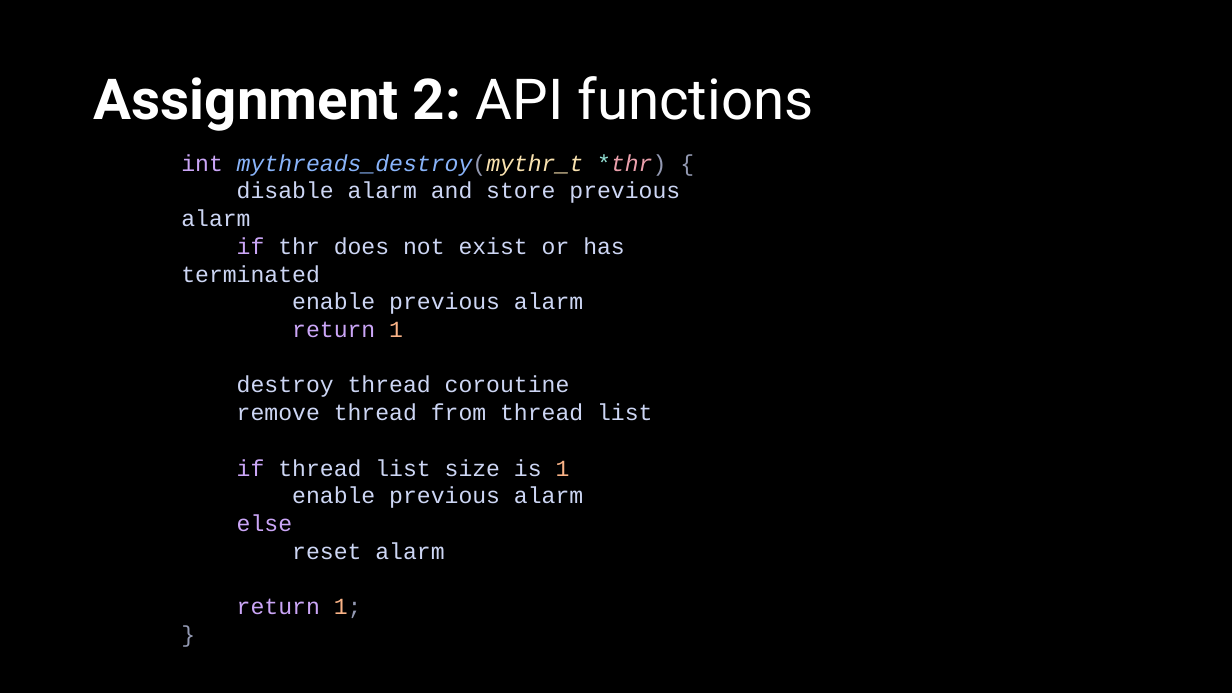
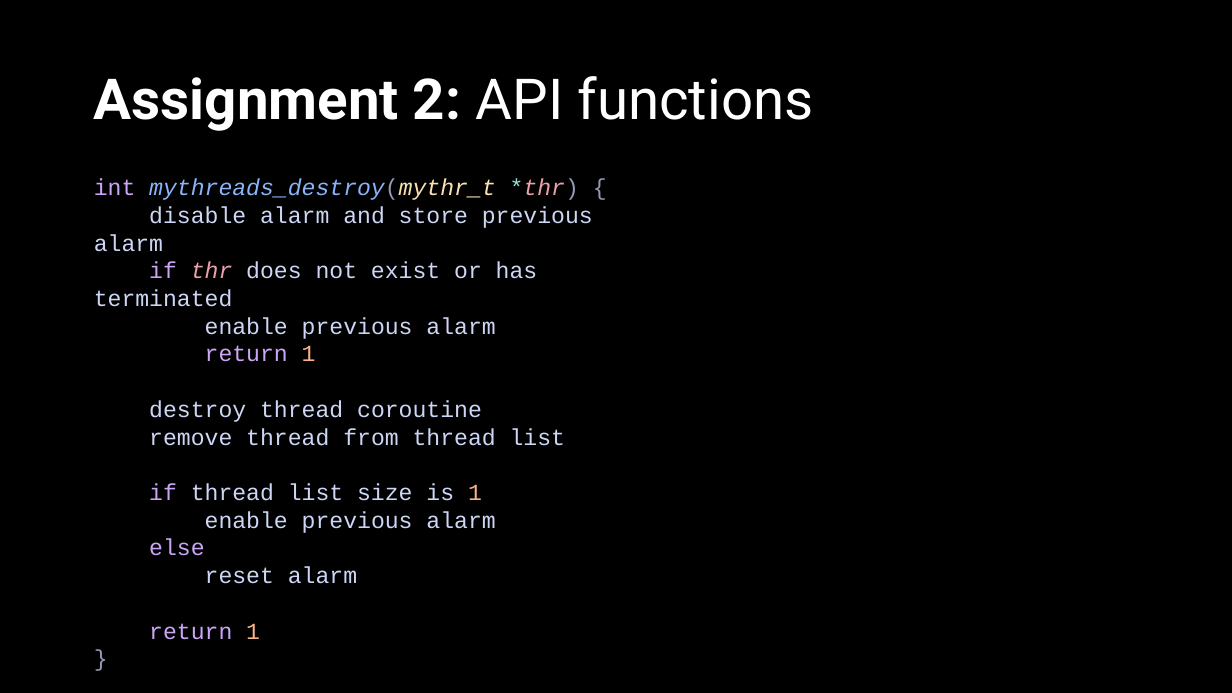
Before and after one commit to ACrispyCookie/ECE321-Concurrent-Programming, a slide deck: slide 36 of Project4/G9-4.pptx (slide 30 before the commit). Drawn at 1232x693 pixels with LibreOffice and Linux fonts; fonts in the diff are those of the drawing. Boxes give left, top, right and bottom in pixels: in the first picture for what was removed or moved away, otherwise in the second. Text is boxed around its words. In the diff, an @@ line names an element or a change of style, - is before the commit and + after.

```diff
--- a/Project4/G9-4.pptx
+++ b/Project4/G9-4.pptx
@@ text "int mythreads_destroy(mythr_t *thr) {": place and size @@
-text "int mythreads_destroy(mythr_t *thr) {" at [181, 154, 680, 615]
+text "int mythreads_destroy(mythr_t *thr) {" at [94, 178, 593, 640]
@@ text at [94, 262, 538, 307]: text colour #CDD6F4 to #EBA0AC, italic on in "thr" @@
@@ text at [149, 623, 260, 640]: text changed @@
-return 1;
+return 1
```
Also in this commit, not shown: 25 other slides changed, 12 slides added, 2 slides removed, 32 other files.
